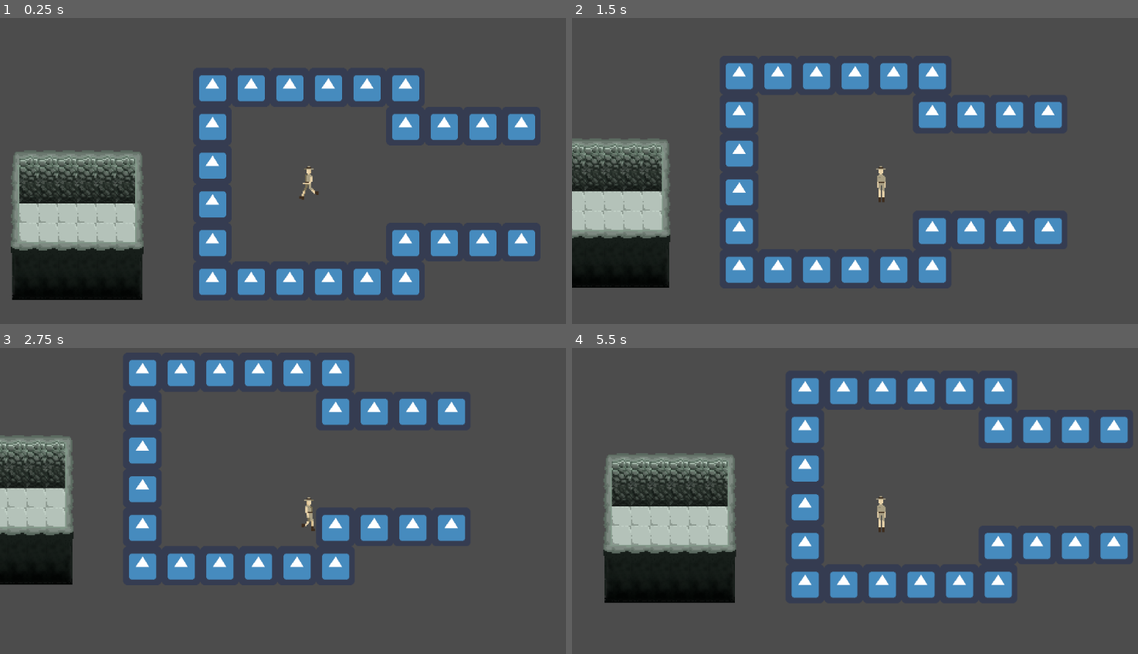
Above: before the commit, frames 1-4 (two rows, left to right).
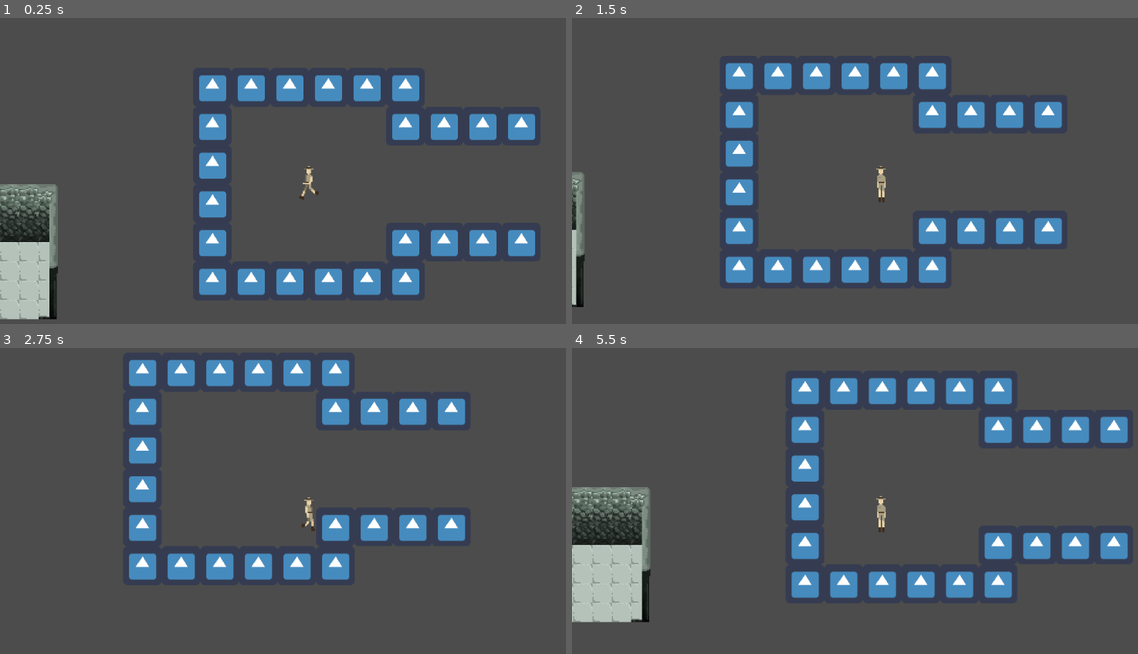
Above: after the commit, the same moments.

Repository: mirogon/Archaeology
Game: Godot game, scene res://Scenes/Main.tscn
Same seed, same stepped clock (60 frames per second), same inputs: the game is played once before the commit and once after it. The engine's default icon, where the game draws it, is replaced by a stand-in: a white triangle on a blue panel in a dark square.
Inputs:
- Up to frame 1 (0.25 s): no input
- Up to frame 2 (1.5 s): tap Enter at 0.5 s; hold Right (ui_right) 0.53-1.28 s; hold Down (ui_down) from 1.28 s (still down)
- Up to frame 3 (2.75 s): release Down (ui_down) at 2.03 s; hold Right (ui_right) from 2.03 s (still down)
- Up to frame 4 (5.5 s): tap Space at 2.75 s; release Right (ui_right) at 2.78 s; hold Up (ui_up) 2.78-3.53 s; hold Left (ui_left) 3.53-5.03 s; hold Down (ui_down) from 5.03 s (still down)

The runs differ from the first frame. In frame 1, 11% of the frame differs, in the area x 0-26%, y 43-99%; in frame 2, 7.7%; in frame 3, 5.7%; in frame 4, 13%, in the area x 0-30%, y 34-90%.

Commit message:
Tilemaps
Added a autotile map for basic walls and the additional tiles to finish it (floor, lower wall etc)

Diff:
--- a/Scenes/Main.tscn
+++ b/Scenes/Main.tscn
@@ -1,13 +1,66 @@
-[gd_scene load_steps=26 format=2]
+[gd_scene load_steps=28 format=2]
 
 [ext_resource path="res://Scripts/Player.gd" type="Script" id=1]
 [ext_resource path="res://Scenes/Test.tscn" type="PackedScene" id=2]
 [ext_resource path="res://Asstes/Character/Character_WalkC.png" type="Texture" id=3]
-[ext_resource path="res://Asstes/Environment/Cave_1.2.png" type="Texture" id=4]
+[ext_resource path="res://Asstes/Environment/Autotile_cave2.png" type="Texture" id=4]
+[ext_resource path="res://Asstes/Environment/Cave_2.png" type="Texture" id=5]
 
 [sub_resource type="RectangleShape2D" id=21]
 extents = Vector2( 12, 29.5 )
 
+[sub_resource type="AtlasTexture" id=27]
+atlas = ExtResource( 3 )
+region = Rect2( 0, 96, 16, 32 )
+
+[sub_resource type="AtlasTexture" id=28]
+atlas = ExtResource( 3 )
+region = Rect2( 16, 96, 16, 32 )
+
+[sub_resource type="AtlasTexture" id=29]
+atlas = ExtResource( 3 )
+region = Rect2( 32, 96, 16, 32 )
+
+[sub_resource type="AtlasTexture" id=30]
+atlas = ExtResource( 3 )
+region = Rect2( 48, 96, 16, 32 )
+
+[sub_resource type="AtlasTexture" id=31]
+atlas = ExtResource( 3 )
+region = Rect2( 64, 96, 16, 32 )
+
+[sub_resource type="AtlasTexture" id=41]
+atlas = ExtResource( 3 )
+region = Rect2( 0, 0, 16, 32 )
+
+[sub_resource type="AtlasTexture" id=42]
+atlas = ExtResource( 3 )
+region = Rect2( 16, 0, 16, 32 )
+
+[sub_resource type="AtlasTexture" id=43]
+atlas = ExtResource( 3 )
+region = Rect2( 32, 0, 16, 32 )
+
+[sub_resource type="AtlasTexture" id=44]
+atlas = ExtResource( 3 )
+region = Rect2( 48, 0, 16, 32 )
+
+[sub_resource type="AtlasTexture" id=32]
+atlas = ExtResource( 3 )
+region = Rect2( 0, 32, 16, 32 )
+
+[sub_resource type="AtlasTexture" id=33]
+atlas = ExtResource( 3 )
+region = Rect2( 16, 32, 16, 32 )
+
+[sub_resource type="AtlasTexture" id=34]
+atlas = ExtResource( 3 )
+region = Rect2( 32, 32, 16, 32 )
+
+[sub_resource type="AtlasTexture" id=35]
+atlas = ExtResource( 3 )
+region = Rect2( 48, 32, 16, 32 )
+
 [sub_resource type="AtlasTexture" id=36]
 atlas = ExtResource( 3 )
 region = Rect2( 0, 64, 16, 32 )
@@ -27,64 +80,12 @@
 [sub_resource type="AtlasTexture" id=40]
 atlas = ExtResource( 3 )
 region = Rect2( 64, 64, 16, 32 )
-
-[sub_resource type="AtlasTexture" id=41]
-atlas = ExtResource( 3 )
-region = Rect2( 0, 0, 16, 32 )
-
-[sub_resource type="AtlasTexture" id=42]
-atlas = ExtResource( 3 )
-region = Rect2( 16, 0, 16, 32 )
-
-[sub_resource type="AtlasTexture" id=43]
-atlas = ExtResource( 3 )
-region = Rect2( 32, 0, 16, 32 )
-
-[sub_resource type="AtlasTexture" id=44]
-atlas = ExtResource( 3 )
-region = Rect2( 48, 0, 16, 32 )
-
-[sub_resource type="AtlasTexture" id=32]
-atlas = ExtResource( 3 )
-region = Rect2( 0, 32, 16, 32 )
-
-[sub_resource type="AtlasTexture" id=33]
-atlas = ExtResource( 3 )
-region = Rect2( 16, 32, 16, 32 )
-
-[sub_resource type="AtlasTexture" id=34]
-atlas = ExtResource( 3 )
-region = Rect2( 32, 32, 16, 32 )
-
-[sub_resource type="AtlasTexture" id=35]
-atlas = ExtResource( 3 )
-region = Rect2( 48, 32, 16, 32 )
-
-[sub_resource type="AtlasTexture" id=27]
-atlas = ExtResource( 3 )
-region = Rect2( 0, 96, 16, 32 )
-
-[sub_resource type="AtlasTexture" id=28]
-atlas = ExtResource( 3 )
-region = Rect2( 16, 96, 16, 32 )
-
-[sub_resource type="AtlasTexture" id=29]
-atlas = ExtResource( 3 )
-region = Rect2( 32, 96, 16, 32 )
-
-[sub_resource type="AtlasTexture" id=30]
-atlas = ExtResource( 3 )
-region = Rect2( 48, 96, 16, 32 )
-
-[sub_resource type="AtlasTexture" id=31]
-atlas = ExtResource( 3 )
-region = Rect2( 64, 96, 16, 32 )
 
 [sub_resource type="SpriteFrames" id=26]
 animations = [ {
-"frames": [ SubResource( 36 ), SubResource( 37 ), SubResource( 38 ), SubResource( 39 ), SubResource( 40 ) ],
-"loop": true,
-"name": "Walk_Right",
+"frames": [ SubResource( 27 ), SubResource( 28 ), SubResource( 29 ), SubResource( 30 ), SubResource( 31 ) ],
+"loop": true,
+"name": "Walk_Left",
 "speed": 5.0
 }, {
 "frames": [ SubResource( 41 ), SubResource( 42 ), SubResource( 43 ), SubResource( 44 ) ],
@@ -97,18 +98,18 @@
 "name": "Walk_Down",
 "speed": 5.0
 }, {
-"frames": [ SubResource( 27 ), SubResource( 28 ), SubResource( 29 ), SubResource( 30 ), SubResource( 31 ) ],
-"loop": true,
-"name": "Walk_Left",
+"frames": [ SubResource( 36 ), SubResource( 37 ), SubResource( 38 ), SubResource( 39 ), SubResource( 40 ) ],
+"loop": true,
+"name": "Walk_Right",
 "speed": 5.0
 } ]
 
 [sub_resource type="TileSet" id=45]
-0/name = "Cave_1.2.png 0"
-0/texture = ExtResource( 4 )
+0/name = "Cave_2.png 0"
+0/texture = ExtResource( 5 )
 0/tex_offset = Vector2( 0, 0 )
 0/modulate = Color( 1, 1, 1, 1 )
-0/region = Rect2( 32, 0, 32, 96 )
+0/region = Rect2( 0, 128, 32, 96 )
 0/tile_mode = 0
 0/occluder_offset = Vector2( 0, 0 )
 0/navigation_offset = Vector2( 0, 0 )
@@ -118,11 +119,11 @@
 0/shape_one_way_margin = 0.0
 0/shapes = [  ]
 0/z_index = 0
-1/name = "Cave_1.2.png 1"
-1/texture = ExtResource( 4 )
+1/name = "Cave_2.png 1"
+1/texture = ExtResource( 5 )
 1/tex_offset = Vector2( 0, 0 )
 1/modulate = Color( 1, 1, 1, 1 )
-1/region = Rect2( 0, 0, 64, 96 )
+1/region = Rect2( 64, 128, 32, 96 )
 1/tile_mode = 0
 1/occluder_offset = Vector2( 0, 0 )
 1/navigation_offset = Vector2( 0, 0 )
@@ -132,11 +133,11 @@
 1/shape_one_way_margin = 0.0
 1/shapes = [  ]
 1/z_index = 0
-2/name = "Cave_1.2.png 2"
-2/texture = ExtResource( 4 )
+2/name = "Cave_2.png 2"
+2/texture = ExtResource( 5 )
 2/tex_offset = Vector2( 0, 0 )
 2/modulate = Color( 1, 1, 1, 1 )
-2/region = Rect2( 32, 96, 32, 32 )
+2/region = Rect2( 32, 32, 32, 96 )
 2/tile_mode = 0
 2/occluder_offset = Vector2( 0, 0 )
 2/navigation_offset = Vector2( 0, 0 )
@@ -146,11 +147,11 @@
 2/shape_one_way_margin = 0.0
 2/shapes = [  ]
 2/z_index = 0
-3/name = "Cave_1.2.png 3"
-3/texture = ExtResource( 4 )
+3/name = "Cave_2.png 3"
+3/texture = ExtResource( 5 )
 3/tex_offset = Vector2( 0, 0 )
 3/modulate = Color( 1, 1, 1, 1 )
-3/region = Rect2( 32, 0, 64, 96 )
+3/region = Rect2( 64, 32, 32, 96 )
 3/tile_mode = 0
 3/occluder_offset = Vector2( 0, 0 )
 3/navigation_offset = Vector2( 0, 0 )
@@ -160,11 +161,11 @@
 3/shape_one_way_margin = 0.0
 3/shapes = [  ]
 3/z_index = 0
-4/name = "Cave_1.2.png 4"
-4/texture = ExtResource( 4 )
+4/name = "Cave_2.png 4"
+4/texture = ExtResource( 5 )
 4/tex_offset = Vector2( 0, 0 )
 4/modulate = Color( 1, 1, 1, 1 )
-4/region = Rect2( 0, 96, 32, 32 )
+4/region = Rect2( 0, 32, 32, 96 )
 4/tile_mode = 0
 4/occluder_offset = Vector2( 0, 0 )
 4/navigation_offset = Vector2( 0, 0 )
@@ -174,11 +175,11 @@
 4/shape_one_way_margin = 0.0
 4/shapes = [  ]
 4/z_index = 0
-5/name = "Cave_1.2.png 5"
-5/texture = ExtResource( 4 )
+5/name = "Cave_2.png 5"
+5/texture = ExtResource( 5 )
 5/tex_offset = Vector2( 0, 0 )
 5/modulate = Color( 1, 1, 1, 1 )
-5/region = Rect2( 64, 96, 32, 32 )
+5/region = Rect2( 32, 96, 32, 32 )
 5/tile_mode = 0
 5/occluder_offset = Vector2( 0, 0 )
 5/navigation_offset = Vector2( 0, 0 )
@@ -188,48 +189,31 @@
 5/shape_one_way_margin = 0.0
 5/shapes = [  ]
 5/z_index = 0
-6/name = "Cave_1.2.png 6"
-6/texture = ExtResource( 4 )
-6/tex_offset = Vector2( 0, 0 )
-6/modulate = Color( 1, 1, 1, 1 )
-6/region = Rect2( 32, 128, 32, 96 )
-6/tile_mode = 0
-6/occluder_offset = Vector2( 0, 0 )
-6/navigation_offset = Vector2( 0, 0 )
-6/shape_offset = Vector2( 0, 0 )
-6/shape_transform = Transform2D( 1, 0, 0, 1, 0, 0 )
-6/shape_one_way = false
-6/shape_one_way_margin = 0.0
-6/shapes = [  ]
-6/z_index = 0
-7/name = "Cave_1.2.png 7"
-7/texture = ExtResource( 4 )
-7/tex_offset = Vector2( 0, 0 )
-7/modulate = Color( 1, 1, 1, 1 )
-7/region = Rect2( 0, 128, 32, 96 )
-7/tile_mode = 0
-7/occluder_offset = Vector2( 0, 0 )
-7/navigation_offset = Vector2( 0, 0 )
-7/shape_offset = Vector2( 0, 0 )
-7/shape_transform = Transform2D( 1, 0, 0, 1, 0, 0 )
-7/shape_one_way = false
-7/shape_one_way_margin = 0.0
-7/shapes = [  ]
-7/z_index = 0
-8/name = "Cave_1.2.png 8"
-8/texture = ExtResource( 4 )
-8/tex_offset = Vector2( 0, 0 )
-8/modulate = Color( 1, 1, 1, 1 )
-8/region = Rect2( 64, 128, 32, 96 )
-8/tile_mode = 0
-8/occluder_offset = Vector2( 0, 0 )
-8/navigation_offset = Vector2( 0, 0 )
-8/shape_offset = Vector2( 0, 0 )
-8/shape_transform = Transform2D( 1, 0, 0, 1, 0, 0 )
-8/shape_one_way = false
-8/shape_one_way_margin = 0.0
-8/shapes = [  ]
-8/z_index = 0
+
+[sub_resource type="TileSet" id=46]
+0/name = "Autotile_cave2.png 0"
+0/texture = ExtResource( 4 )
+0/tex_offset = Vector2( 0, 0 )
+0/modulate = Color( 1, 1, 1, 1 )
+0/region = Rect2( 0, 0, 288, 128 )
+0/tile_mode = 1
+0/autotile/bitmask_mode = 1
+0/autotile/bitmask_flags = [ Vector2( 0, 0 ), 176, Vector2( 0, 1 ), 50, Vector2( 0, 2 ), 255, Vector2( 0, 3 ), 507, Vector2( 1, 0 ), 152, Vector2( 1, 1 ), 26, Vector2( 1, 2 ), 447, Vector2( 1, 3 ), 510, Vector2( 2, 0 ), 56, Vector2( 2, 1 ), 146, Vector2( 2, 2 ), 191, Vector2( 2, 3 ), 251, Vector2( 3, 0 ), 184, Vector2( 3, 1 ), 178, Vector2( 3, 2 ), 506, Vector2( 3, 3 ), 446, Vector2( 4, 0 ), 58, Vector2( 4, 1 ), 154, Vector2( 4, 2 ), 438, Vector2( 4, 3 ), 504, Vector2( 5, 0 ), 24, Vector2( 5, 1 ), 144, Vector2( 5, 2 ), 219, Vector2( 6, 0 ), 18, Vector2( 6, 1 ), 54, Vector2( 6, 3 ), 63, Vector2( 7, 0 ), 432, Vector2( 7, 2 ), 186, Vector2( 7, 3 ), 511, Vector2( 8, 0 ), 216, Vector2( 8, 2 ), 54, Vector2( 8, 3 ), 27 ]
+0/autotile/icon_coordinate = Vector2( 0, 0 )
+0/autotile/tile_size = Vector2( 32, 32 )
+0/autotile/spacing = 0
+0/autotile/occluder_map = [  ]
+0/autotile/navpoly_map = [  ]
+0/autotile/priority_map = [  ]
+0/autotile/z_index_map = [  ]
+0/occluder_offset = Vector2( 0, 0 )
+0/navigation_offset = Vector2( 0, 0 )
+0/shape_offset = Vector2( 0, 0 )
+0/shape_transform = Transform2D( 1, 0, 0, 1, 0, 0 )
+0/shape_one_way = false
+0/shape_one_way_margin = 0.0
+0/shapes = [  ]
+0/z_index = 0
 
 [node name="Main" type="Node2D"]
 
@@ -251,10 +235,17 @@
 scale = Vector2( 2, 2 )
 frames = SubResource( 26 )
 animation = "Walk_Left"
+frame = 3
 playing = true
 
-[node name="TileMap" type="TileMap" parent="."]
+[node name="Tiles" type="TileMap" parent="."]
 tile_set = SubResource( 45 )
 cell_size = Vector2( 32, 32 )
 format = 1
-tile_data = PoolIntArray( -65552, 1, 0, -65550, 0, 0, -65549, 0, 0, -65548, 0, 0, -65547, 0, 0, -65546, 3, 0, 131056, 4, 0, 131057, 2, 0, 131058, 2, 0, 131059, 2, 0, 131060, 2, 0, 131061, 2, 0, 131062, 2, 0, 131063, 5, 0, 196592, 4, 0, 196593, 2, 0, 196594, 2, 0, 196595, 2, 0, 196596, 2, 0, 196597, 2, 0, 196598, 2, 0, 196599, 5, 0, 262128, 7, 0, 262129, 6, 0, 262130, 6, 0, 262131, 6, 0, 262132, 6, 0, 262133, 6, 0, 262134, 6, 0, 262135, 8, 0 )
+tile_data = PoolIntArray( 131052, 4, 0, 131053, 2, 0, 131054, 2, 0, 131055, 2, 0, 131056, 2, 0, 131057, 2, 0, 131058, 3, 0, 262128, 7, 0, 262134, 6, 0, 262135, 8, 0, 327660, 0, 0, 327661, 5, 0, 327662, 5, 0, 327663, 5, 0, 327664, 5, 0, 327665, 5, 0, 327666, 1, 0, 393197, 5, 0, 393198, 5, 0, 393199, 5, 0, 393200, 5, 0, 393201, 5, 0, 458733, 5, 0, 458734, 5, 0, 458735, 5, 0, 458736, 5, 0, 458737, 5, 0 )
+
+[node name="Autotile" type="TileMap" parent="."]
+tile_set = SubResource( 46 )
+cell_size = Vector2( 32, 32 )
+format = 1
+tile_data = PoolIntArray( -524316, 1, 7, -524315, 1, 196612, -524314, 1, 196612, -524313, 1, 196612, -524312, 1, 196612, -524311, 1, 8, -458780, 1, 131076, -458779, 1, 131078, -458778, 1, 131078, -458777, 1, 131078, -458776, 1, 131078, -458775, 1, 131077, -393244, 1, 65543, -393243, 1, 196613, -393242, 1, 196613, -393241, 1, 196613, -393240, 1, 196613, -393239, 1, 65544, 65516, 0, 7, 65517, 0, 196612, 65518, 0, 196612, 65519, 0, 196612, 65520, 0, 196612, 65521, 0, 196612, 65522, 0, 8, 131052, 0, 131076, 131053, 0, 196615, 131054, 0, 196615, 131055, 0, 196615, 131056, 0, 196615, 131057, 0, 196615, 131058, 0, 131077, 196588, 0, 131076, 196589, 0, 196615, 196590, 0, 196615, 196591, 0, 196615, 196592, 0, 196615, 196593, 0, 196615, 196594, 0, 131077, 262124, 0, 131080, 262125, 0, 196614, 262126, 0, 196614, 262127, 0, 196614, 262128, 0, 196614, 262129, 0, 196614, 262130, 0, 196616 )
Binary file added: Asstes/Environment/Autotile_cave2.png
Not shown, added: Asstes/Environment/Autotile_cave2.png.import
Binary file removed: Asstes/Environment/Cave_1.2.png
Binary file added: Asstes/Environment/Cave_2.png
Not shown, changed: Asstes/Environment/Cave_2.png.import
